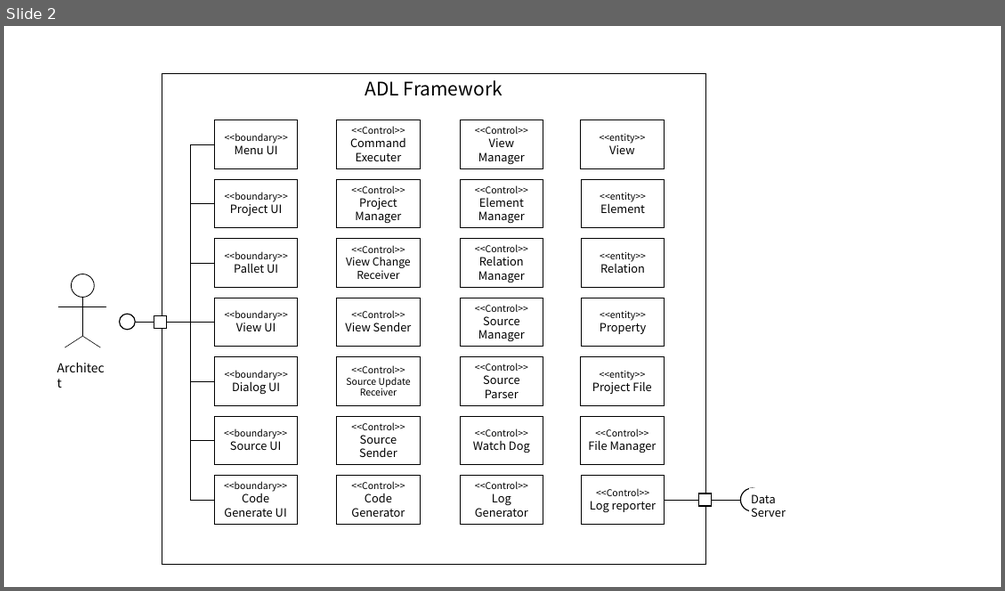
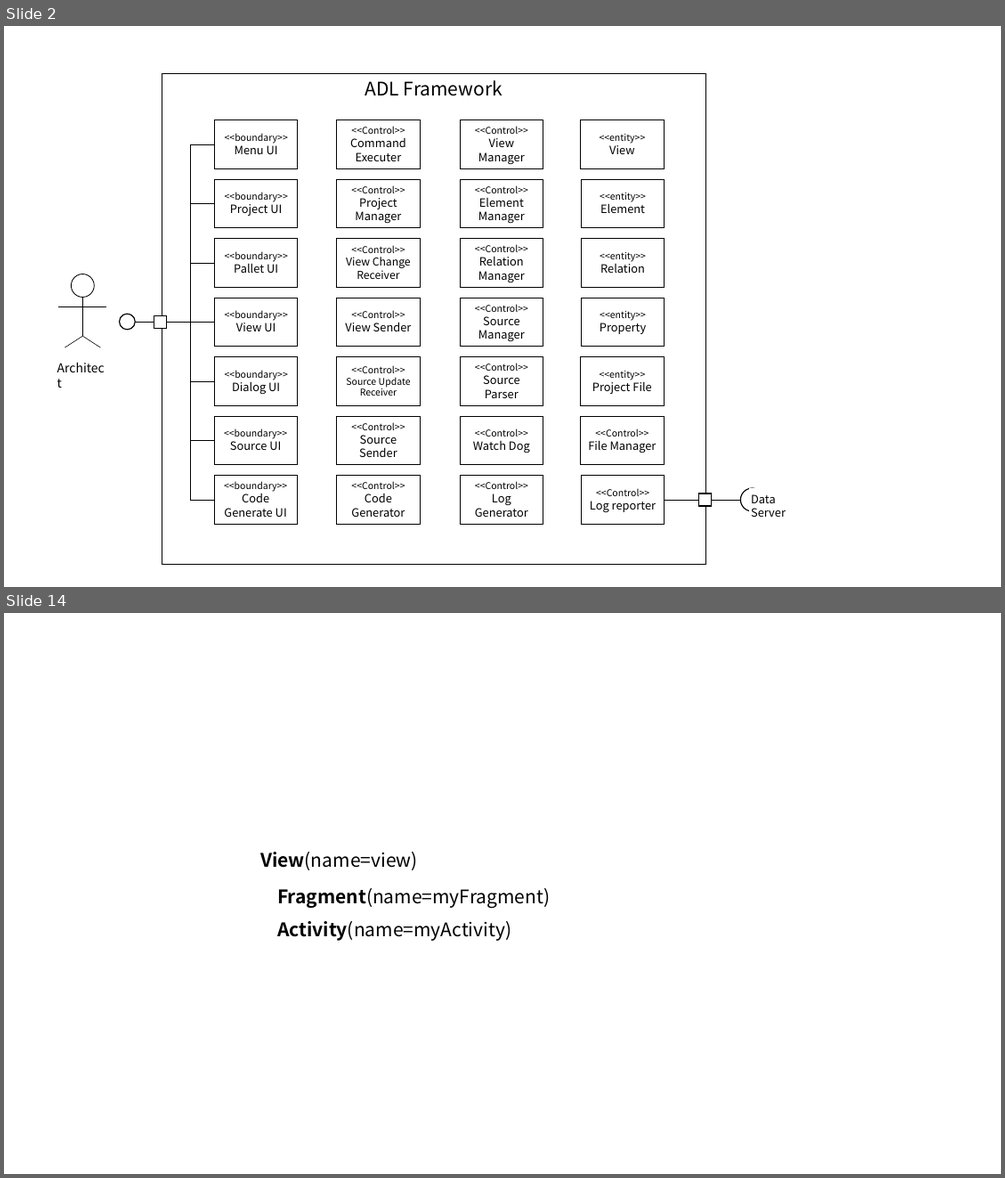
Before and after one commit to helloduk/TIL, a slide deck: AA/인증과제_ppt자료.pptx. Shown one above the other, each under a label of ours: slide 2 before the commit, slides 2 and 14 after it; the slides between them are not shown. The pictures are 1005x591 and 1005x1178 pixels, drawn with LibreOffice and Linux fonts; fonts in the diff are those of the drawing. Boxes give left, top, right and bottom in pixels: in the first picture for what was removed or moved away, otherwise in the second. Text is boxed around its words. In the diff, an @@ line names an element or a change of style, - is before the commit and + after.

```diff
--- a/AA/인증과제_ppt자료.pptx
+++ b/AA/인증과제_ppt자료.pptx
@@ slide 14 added at <box>4,613,1001,1174</box>, background #FFFFFF @@
@@ text added at <box>260,852,550,941</box>, 18 pt, text #000000 @@
+View(name=view)
+Fragment(name=myFragment)
+Activity(name=myActivity)
```
Also in this commit, not shown: 19 other slides added, 2 other files.
